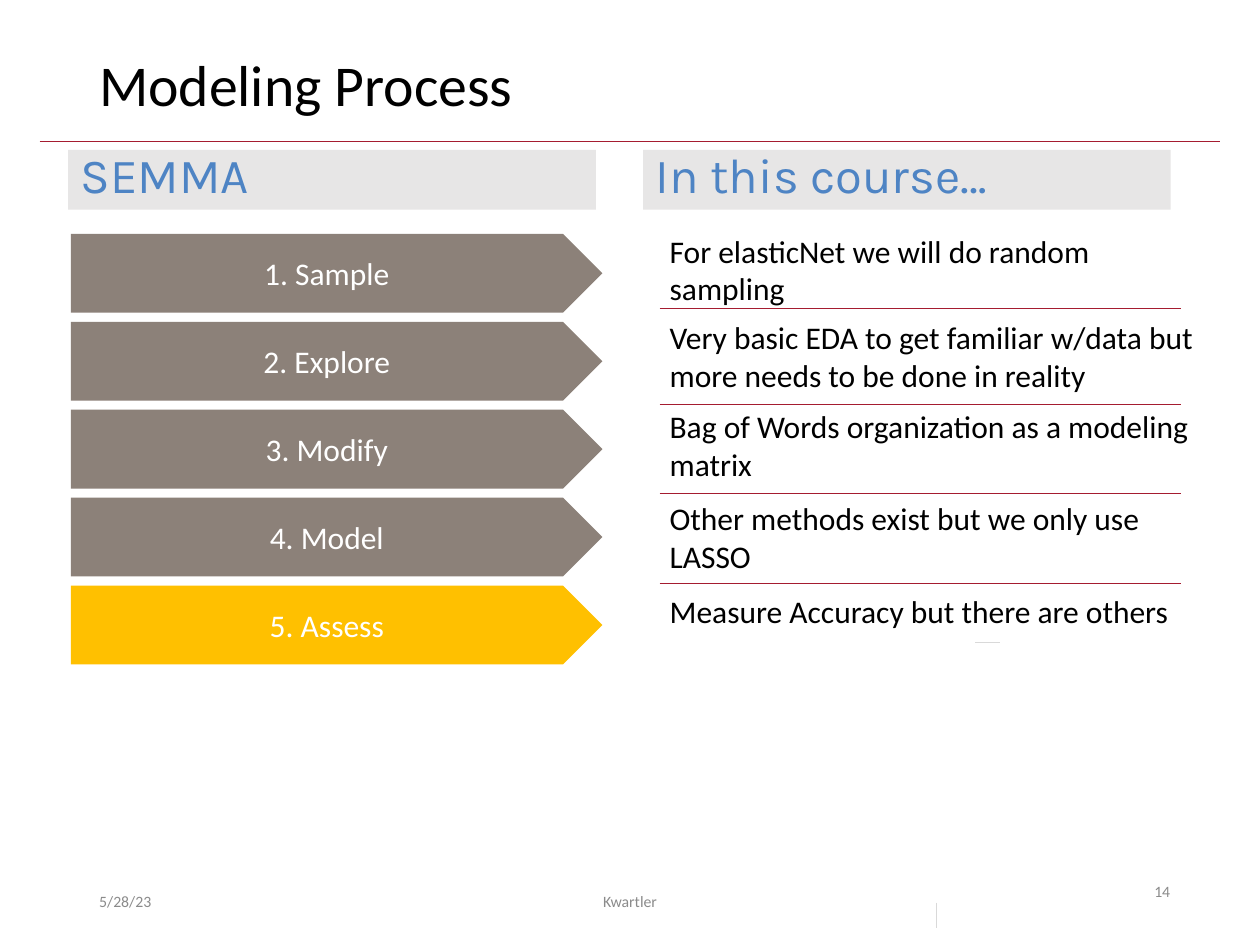
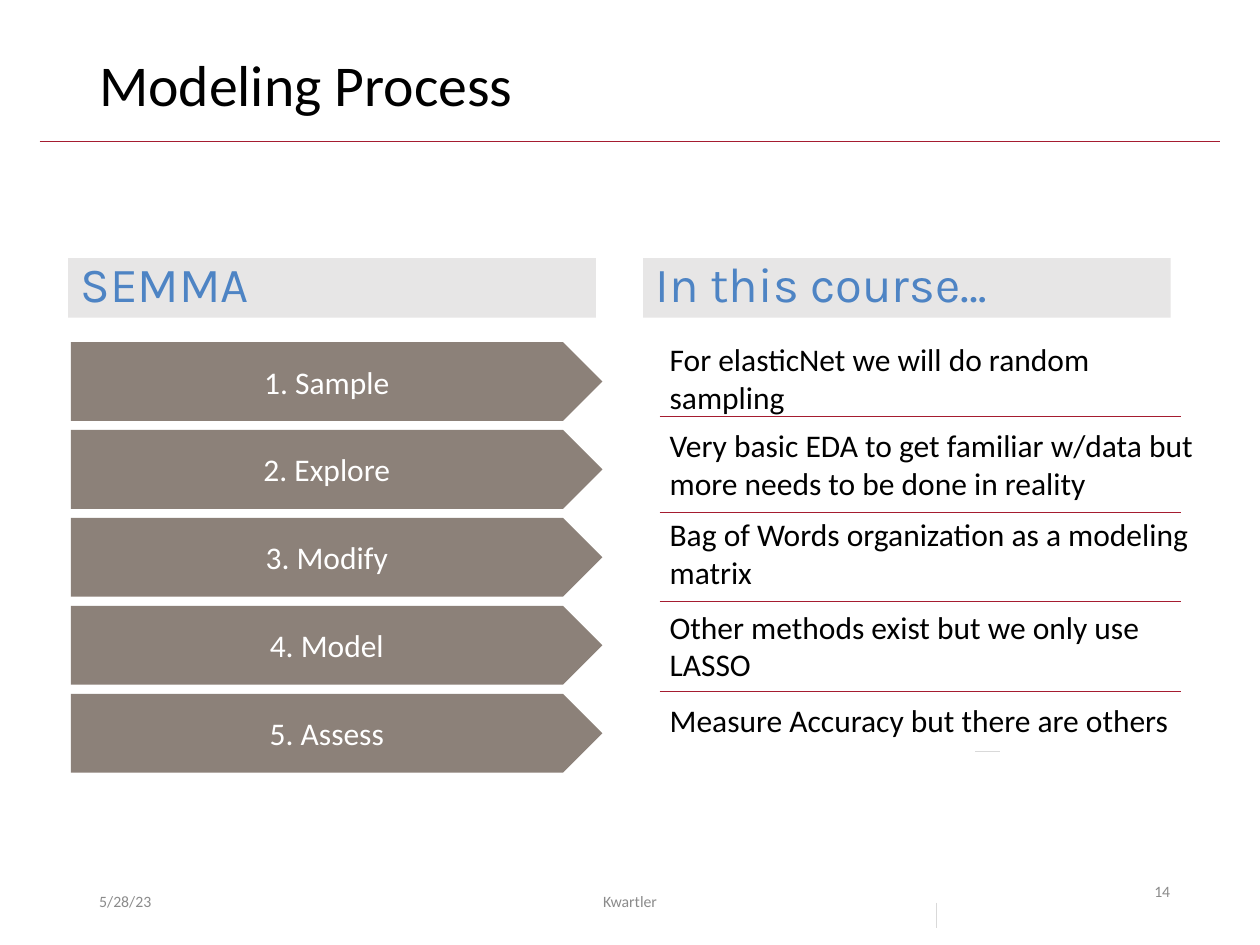
Before and after one commit to kwartler/GSERM_ICPSR, a slide deck: slide 3 of lessons/D_Supervised/A_regression.pptx. Drawn at 1260x945 pixels with LibreOffice and Linux fonts; fonts in the diff are those of the drawing; background and template pictures are left out. Boxes give left, top, right and bottom in pixels: in the first picture for what was removed or moved away, otherwise in the second. Text is boxed around its words. In the diff, an @@ line names an element or a change of style, - is before the commit and + after.

```diff
--- a/lessons/D_Supervised/A_regression.pptx
+++ b/lessons/D_Supervised/A_regression.pptx
@@ pentagon arrow "5. Assess" at box(71, 694, 602, 772): fill #FFC000 to #8C8179 @@
@@ 5 texts, 5 pentagon arrows, 5 lines, 2 rectangles: place and size @@
-5 texts, 5 pentagon arrows, 5 lines, 2 rectangles at box(68, 150, 1193, 664)
+5 texts, 5 pentagon arrows, 5 lines, 2 rectangles at box(68, 258, 1193, 772)
```
Also in this commit, not shown: 11 other slides changed, 8 slides added, 7 other files.
